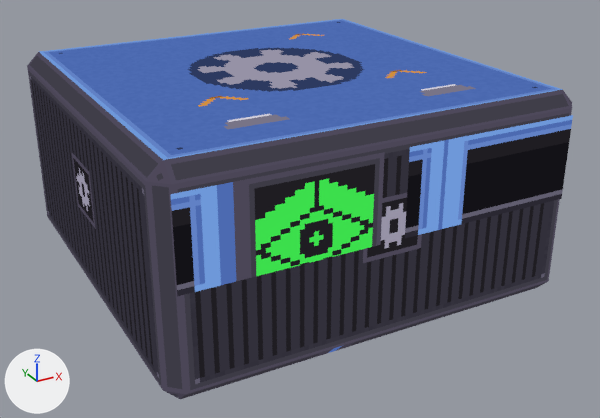
The glTF model art/out/comp_factory.glb: old version first, new version second.
Before and after are seen from a 50 mm lens placed at (-2.32, -3.02, 1.5), pointed at (-0.45, 0.37, -0.2). Arrows for +X, +Y and +Z are at lower left; the lights stay in place. The first picture is the older version. Vertices at exactly the same position are counted once.

In view in the first picture: 'comp_factory_body'.
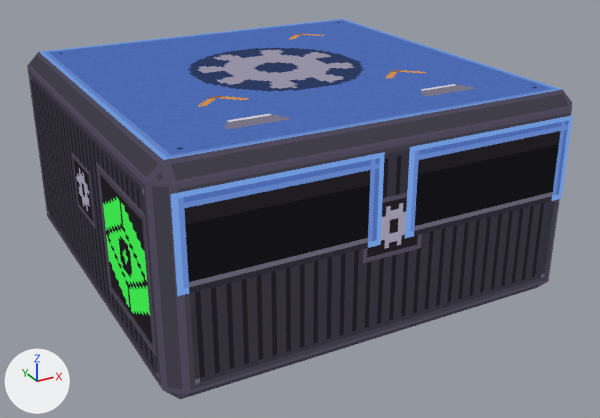
Pixel boxes [x1, y1, x2, y2] of what changed, in the pictures (600 x 418 px):
part 1 of me_comp_factory_body, added
    after: [96, 162, 156, 356]
part 2 of me_comp_factory_body, surface changed
    both: [171, 117, 573, 354]

The change, as a diff of the scene's bpy script:
```diff
--- a/art/out/comp_factory.glb.py
+++ b/art/out/comp_factory.glb.py
@@ me_comp_factory_body @@
 # used by ob_comp_factory_body; location = (0.0, 0.0, 0.0)
 # verts and faces of me_comp_factory_body; kept vertices keep their numbers, new ones are numbered from 36
-me_comp_factory_body.from_pydata(...)  # 36 vertices, 50 faces; spans x -1.5..0.5, y -0.5..1.5, z -0.5..0.5
+me_comp_factory_body.from_pydata(...)  # 40 vertices, 52 faces; spans x -1.5..0.5, y -0.5..1.5, z -0.5..0.5
+# me_comp_factory_body part 1
+verts[36] = (-1.5, 0.2, -0.3)  # pixel (109, 289)
+verts[37] = (-1.5, -0.4, -0.3)  # pixel (156, 357)
+verts[38] = (-1.5, -0.4, 0.3)  # pixel (144, 213)
+verts[39] = (-1.5, 0.2, 0.3)  # pixel (96, 161)
+faces += [(36, 37, 38), (36, 38, 39)]
+# me_comp_factory_body part 2: 10 kept faces spanning x -1.44..0.44, y -0.5..1.5, z -0.5..0.4 get new texture (UV) coordinates
 me_comp_factory_body.materials.append(mat_comp_factory)
```
